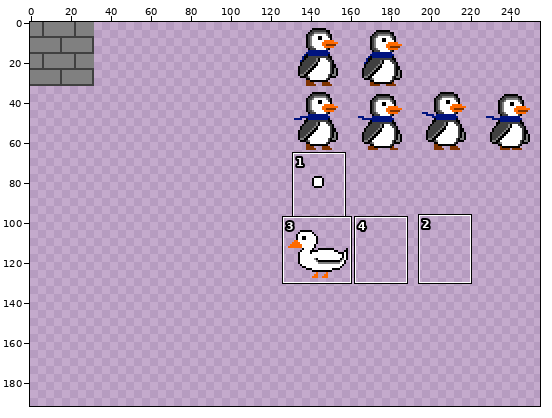
One commit to this sprite sheet: assets/texture-sheet.png. Above, an overview of the earlier version with the close-up marked.
Close-up. Before the commit:
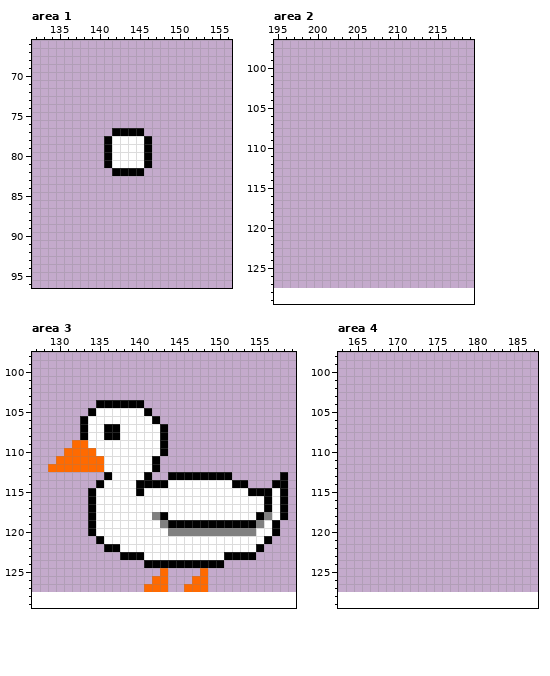
The file is 256x128 pixels. Pixels under 10% opacity are left out. Shown: area 1: x 132..156, y 66..96; area 2: x 195..219, y 97..129; area 3: x 127..159, y 98..129; area 4: x 163..187, y 98..129. The old version is drawn lined up with the new one, on the new canvas. The wide view leaves out empty margins. The commit also changed other parts of the picture, which this record leaves out.
The same view after the edit:
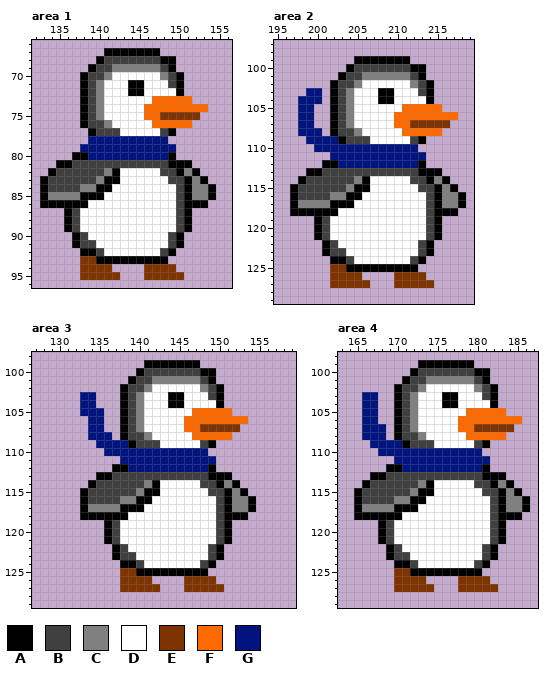
Palette (. is transparent): A #000000  B #404040  C #808080  D #ffffff  E #7f3300  F #ff6a00  G #00137f
The exact change:
canvas 256x128 -> 256x192
--- area 1
@@ x 132..156 @@
 66 .........................
-67 .........................
-68 .........................
-69 .........................
-70 .........................
-71 .........................
-72 .........................
-73 .........................
-74 .........................
-75 .........................
-76 .........................
-77 ..........AAAA...........
-78 .........ADDDDA..........
-79 .........ADDDDA..........
-80 .........ADDDDA..........
-81 .........ADDDDA..........
-82 ..........AAAA...........
-83 .........................
-84 .........................
-85 .........................
-86 .........................
-87 .........................
-88 .........................
-89 .........................
-90 .........................
-91 .........................
-92 .........................
-93 .........................
-94 .........................
-95 .........................
+67 .........AAAAAAA.........
+68 ........ABBBBBBBAA.......
+69 .......ABBCCCCCCBA.......
+70 ......ABBCDDDDDDCBA......
+71 ......ABCDDDAADDDBA......
+72 ......ABCDDDAADDDDA......
+73 ......ABCDDDDDDFFFFF.....
+74 ......ABCDDDDDFFFFFFFF...
+75 ......ABCDDDDDFFEEEEE....
+76 ......ABBCDDDDDFFFFF.....
+77 .......ABBBDDDDDBA.......
+78 .......GGGGGGGGGG........
+79 ......GGGGGGGGGGGG.......
+80 .....AAGGGGGGGGGGA.......
+81 ...AABBBBBBBBBBBBAAA.....
+82 ..ABBBBBBCADDDDDBBACA....
+83 .ABBBBBBCAADDDDDDBBACA...
+84 .ABBBBCCAADDDDDDDDBACCA..
+85 .ACCCCAAADDDDDDDDDBACCA..
+86 .AAAAAADDDDDDDDDDDBAAA...
+87 ....ABDDDDDDDDDDDDBA.....
+88 ....ABDDDDDDDDDDDDBA.....
+89 ....ABDDDDDDDDDDDDBA.....
+90 .....ABDDDDDDDDDDBA......
+91 .....ABBDDDDDDDDDBA......
+92 ......AABDDDDDDDBA.......
+93 ......EEAAAAAAAAA........
+94 ......EEEE....EEEE.......
+95 ......EEEEE...EEEEE......
 96 .........................
--- area 2
@@ x 195..219 @@
  98 .........................
- 99 .........................
-100 .........................
-101 .........................
-102 .........................
-103 .........................
-104 .........................
-105 .........................
-106 .........................
-107 .........................
-108 .........................
-109 .........................
-110 .........................
-111 .........................
-112 .........................
-113 .........................
-114 .........................
-115 .........................
-116 .........................
-117 .........................
-118 .........................
-119 .........................
-120 .........................
-121 .........................
-122 .........................
-123 .........................
-124 .........................
-125 .........................
-126 .........................
-127 .........................
+ 99 ..........AAAAAAA........
+100 .........ABBBBBBBAA......
+101 ........ABBCCCCCCBA......
+102 .......ABBCDDDDDDCBA.....
+103 ....GG.ABCDDDAADDDBA.....
+104 ...GGG.ABCDDDAADDDDA.....
+105 ...GG..ABCDDDDDDFFFFF....
+106 ...GG..ABCDDDDDFFFFFFFF..
+107 ...GG..ABCDDDDDFFEEEEE...
+108 ...GGG.ABBCDDDDDFFFFF....
+109 ....GGGGABBBDDDDDBA......
+110 .....GGGGGGGGGGGGG.......
+111 .......GGGGGGGGGGGG......
+112 ......AAGGGGGGGGGGA......
+113 ....AABBBBBBBBBBBBAAA....
+114 ...ABBBBBBCADDDDDBBACA...
+115 ..ABBBBBBCAADDDDDDBBACA..
+116 ..ABBBBCCAADDDDDDDDBACCA.
+117 ..ACCCCAAADDDDDDDDDBACCA.
+118 ..AAAAAADDDDDDDDDDDBAAA..
+119 .....ABDDDDDDDDDDDDBA....
+120 .....ABDDDDDDDDDDDDBA....
+121 .....ABDDDDDDDDDDDDBA....
+122 ......ABDDDDDDDDDDBA.....
+123 ......ABBDDDDDDDDDBA.....
+124 .......AABDDDDDDDBA......
+125 .......EEAAAAAAAAA.......
+126 .......EEEE....EEEE......
+127 .......EEEEE...EEEEE.....
 128 .........................
--- area 3
@@ x 127..159 @@
  98 .................................
- 99 .................................
-100 .................................
-101 .................................
-102 .................................
-103 .................................
-104 ........AAAAAA...................
-105 .......ADDDDDDA..................
-106 ......ADDDDDDDDA.................
-107 ......ADDAADDDDDA................
-108 ......ADDAADDDDDA................
-109 .....FFDDDDDDDDDA................
-110 ....FFFFDDDDDDDDA................
-111 ...FFFFFFDDDDDDA.................
-112 ..FFFFFFFDDDDDDA.................
-113 .........ADDDDA..AAAAAAAA......A.
-114 ........ADDDDAAAADDDDDDDDAA...AA.
-115 .......ADDDDDADDDDDDDDDDDDDAAADA.
-116 .......ADDDDDDDDDDDDDDDDDDDDDADA.
-117 .......ADDDDDDDDDDDDDDDDDDDDDADA.
-118 .......ADDDDDDDCADDDDDDDDDDDACDA.
-119 .......ADDDDDDDDCAAAAAAAAAAACDA..
-120 .......ADDDDDDDDDCCCCCCCCCCCDDA..
-121 ........ADDDDDDDDDDDDDDDDDDDDA...
-122 .........AADDDDDDDDDDDDDDDDDA....
-123 ...........AAADDDDDDDDDDAAAA.....
-124 ..............AAAAAAAAAA.........
-125 ................F....F...........
-126 ...............FF...FF...........
-127 ..............FFF..FFF...........
+ 99 ..............AAAAAAA............
+100 .............ABBBBBBBAA..........
+101 ............ABBCCCCCCBA..........
+102 ...........ABBCDDDDDDCBA.........
+103 ......GG...ABCDDDAADDDBA.........
+104 ......GG...ABCDDDAADDDDA.........
+105 ......GGG..ABCDDDDDDFFFFF........
+106 .......GG..ABCDDDDDFFFFFFFF......
+107 .......GG..ABCDDDDDFFEEEEE.......
+108 .......GGG.ABBCDDDDDFFFFF........
+109 ........GGGGABBBDDDDDBA..........
+110 .........GGGGGGGGGGGGG...........
+111 ...........GGGGGGGGGGGG..........
+112 ..........AAGGGGGGGGGGA..........
+113 ........AABBBBBBBBBBBBAAA........
+114 .......ABBBBBBCADDDDDBBACA.......
+115 ......ABBBBBBCAADDDDDDBBACA......
+116 ......ABBBBCCAADDDDDDDDBACCA.....
+117 ......ACCCCAAADDDDDDDDDBACCA.....
+118 ......AAAAAADDDDDDDDDDDBAAA......
+119 .........ABDDDDDDDDDDDDBA........
+120 .........ABDDDDDDDDDDDDBA........
+121 .........ABDDDDDDDDDDDDBA........
+122 ..........ABDDDDDDDDDDBA.........
+123 ..........ABBDDDDDDDDDBA.........
+124 ...........AABDDDDDDDBA..........
+125 ...........EEAAAAAAAAA...........
+126 ...........EEEE....EEEE..........
+127 ...........EEEEE...EEEEE.........
 128 .................................
--- area 4
@@ x 163..187 @@
  98 .........................
- 99 .........................
-100 .........................
-101 .........................
-102 .........................
-103 .........................
-104 .........................
-105 .........................
-106 .........................
-107 .........................
-108 .........................
-109 .........................
-110 .........................
-111 .........................
-112 .........................
-113 .........................
-114 .........................
-115 .........................
-116 .........................
-117 .........................
-118 .........................
-119 .........................
-120 .........................
-121 .........................
-122 .........................
-123 .........................
-124 .........................
-125 .........................
-126 .........................
-127 .........................
+ 99 ..........AAAAAAA........
+100 .........ABBBBBBBAA......
+101 ........ABBCCCCCCBA......
+102 .......ABBCDDDDDDCBA.....
+103 ...GG..ABCDDDAADDDBA.....
+104 ...GG..ABCDDDAADDDDA.....
+105 ...GG..ABCDDDDDDFFFFF....
+106 ...GG..ABCDDDDDFFFFFFFF..
+107 ...GGG.ABCDDDDDFFEEEEE...
+108 ...GGG.ABBCDDDDDFFFFF....
+109 ....GGGGABBBDDDDDBA......
+110 .....GGGGGGGGGGGGG.......
+111 .......GGGGGGGGGGGG......
+112 ......AAGGGGGGGGGGA......
+113 ....AABBBBBBBBBBBBAAA....
+114 ...ABBBBBBCADDDDDBBACA...
+115 ..ABBBBBBCAADDDDDDBBACA..
+116 ..ABBBBCCAADDDDDDDDBACCA.
+117 ..ACCCCAAADDDDDDDDDBACCA.
+118 ..AAAAAADDDDDDDDDDDBAAA..
+119 .....ABDDDDDDDDDDDDBA....
+120 .....ABDDDDDDDDDDDDBA....
+121 .....ABDDDDDDDDDDDDBA....
+122 ......ABDDDDDDDDDDBA.....
+123 ......ABBDDDDDDDDDBA.....
+124 .......AABDDDDDDDBA......
+125 .......EEAAAAAAAAA.......
+126 .......EEEE....EEEE......
+127 .......EEEEE...EEEEE.....
 128 .........................
